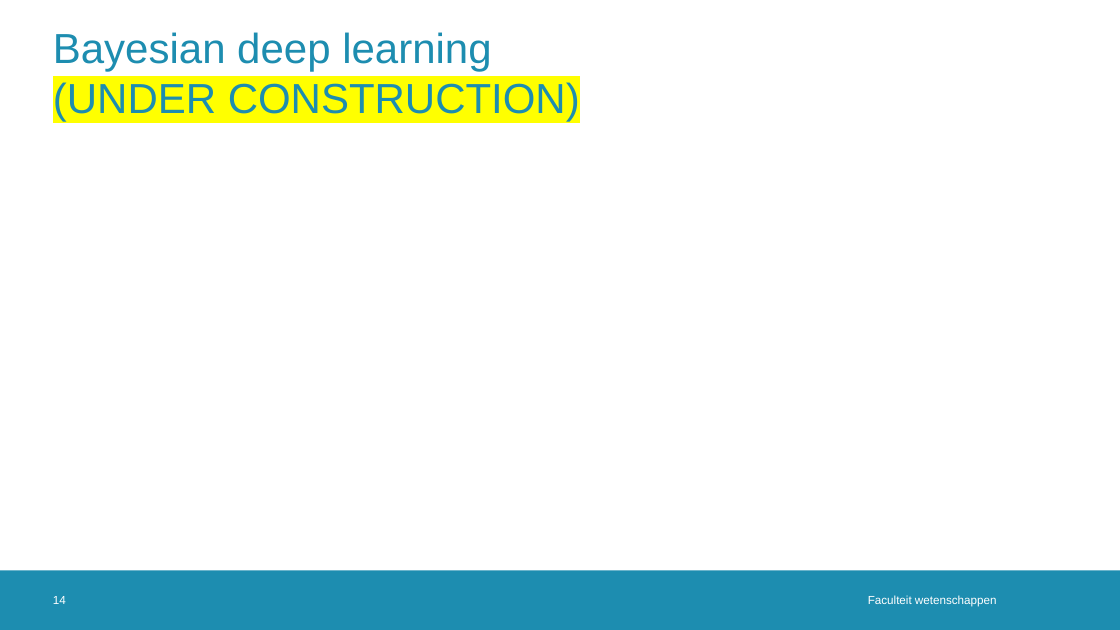
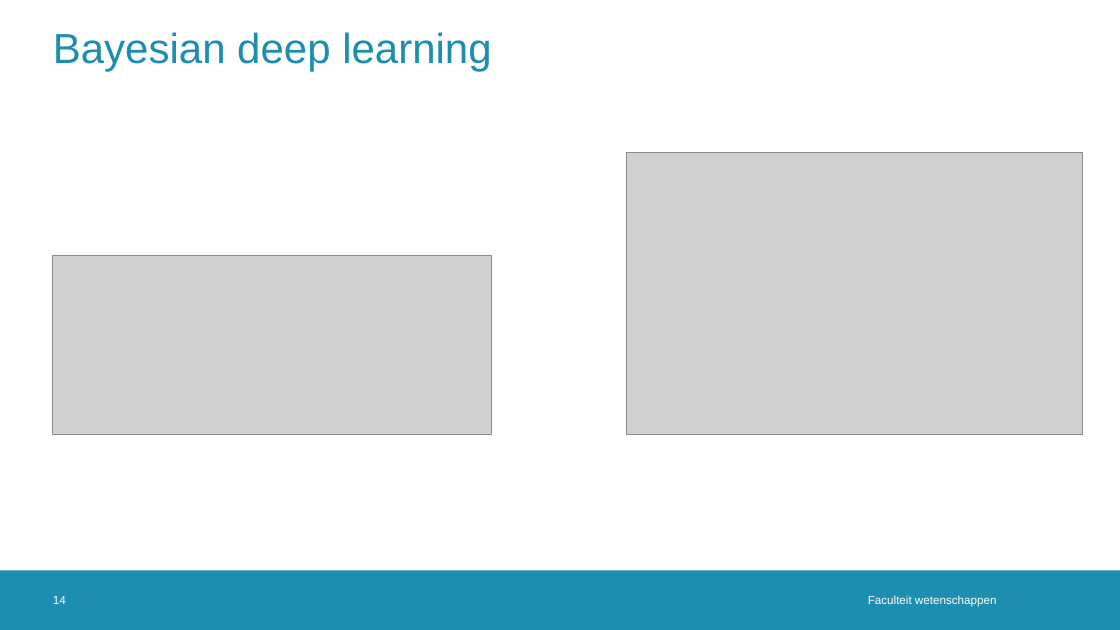
Before and after one commit to JoppeDJ/BachelorProef, a slide deck: slide 14 of Literatuurstudie/Literatuurstudie_ppt.pptx. Drawn at 1120x630 pixels with LibreOffice and Linux fonts; fonts in the diff are those of the drawing; grey boxes stand for pictures; background and template pictures are left out. Boxes give left, top, right and bottom in pixels: in the first picture for what was removed or moved away, otherwise in the second. Text is boxed around its words. In the diff, an @@ line names an element or a change of style, - is before the commit and + after.

Commit message:
update bayesian slides

```diff
--- a/Literatuurstudie/Literatuurstudie_ppt.pptx
+++ b/Literatuurstudie/Literatuurstudie_ppt.pptx
@@ title at (53,32,491,72): text changed @@
-Bayesian deep learning
-(UNDER CONSTRUCTION)
+Bayesian deep learning
@@ picture added at (627,152,1083,434) @@
@@ picture added at (53,255,492,434) @@
```
Also in this commit, not shown: 4 other slides changed, 1 slide removed.
